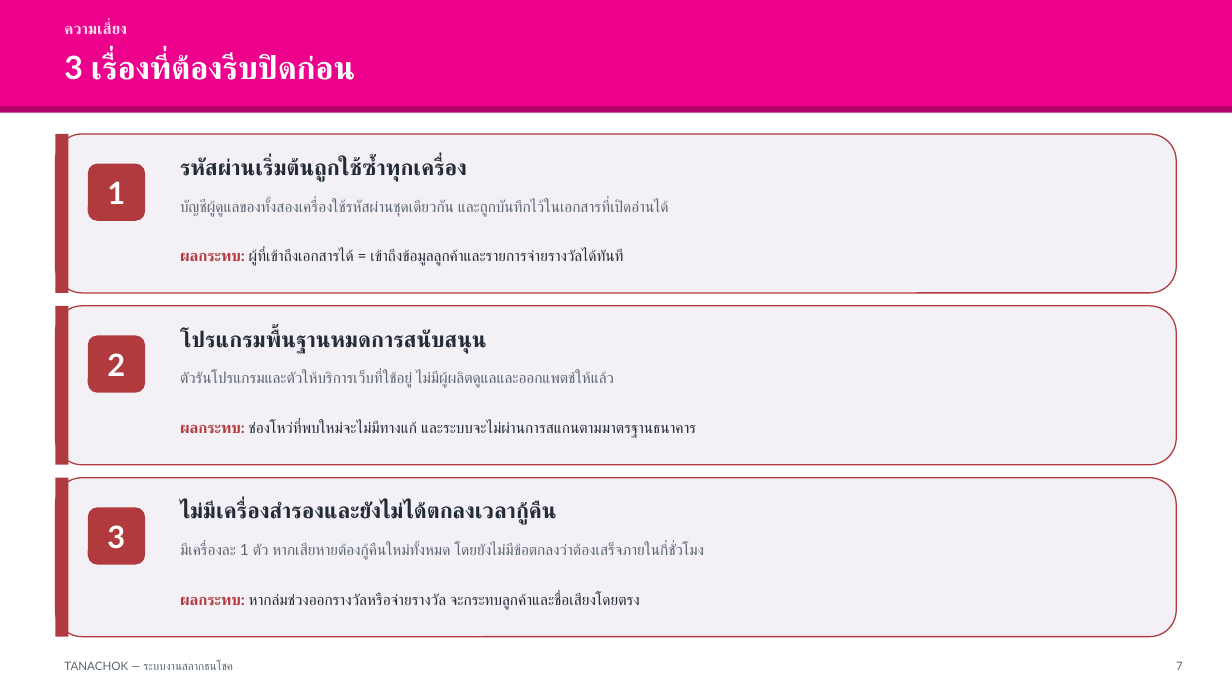
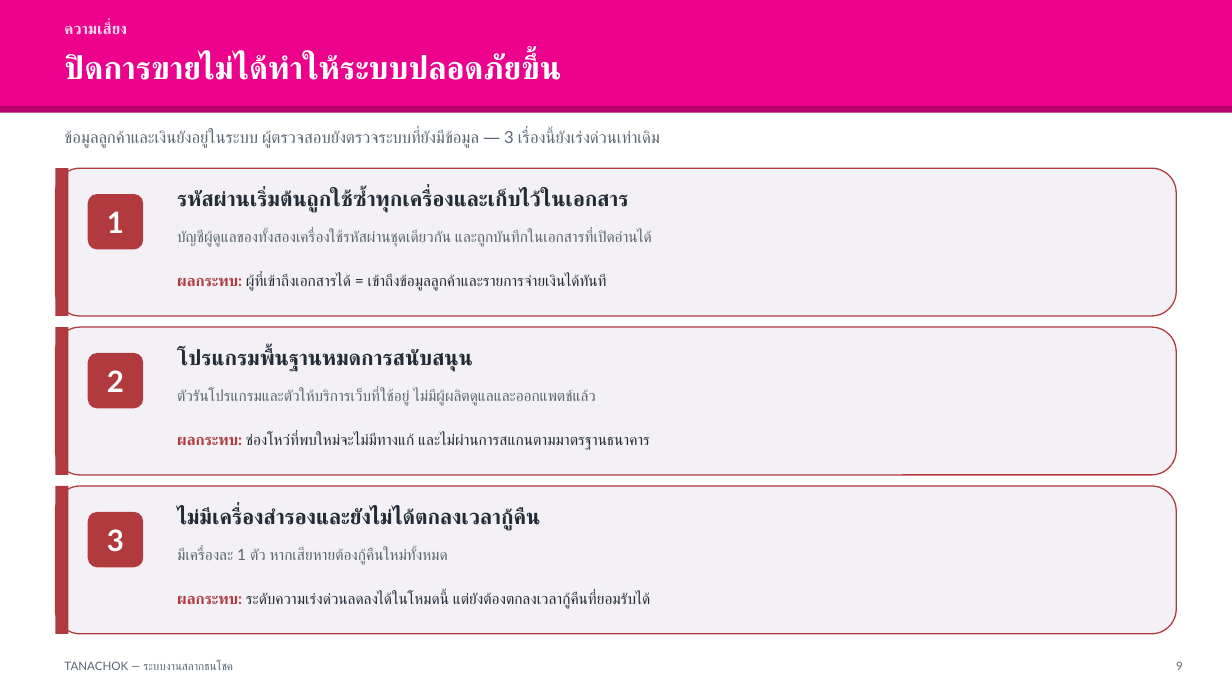
Before and after one commit to supachaitw/line-bot-images, a slide deck: slide 9 of docs/tanachok-production-slides.pptx (slide 7 before the commit). Drawn at 1232x693 pixels with LibreOffice and Linux fonts; fonts in the diff are those of the drawing. Boxes give left, top, right and bottom in pixels: in the first picture for what was removed or moved away, otherwise in the second. Text is boxed around its words. In the diff, an @@ line names an element or a change of style, - is before the commit and + after.

```diff
--- a/docs/tanachok-production-slides.pptx
+++ b/docs/tanachok-production-slides.pptx
@@ text at (64, 53, 562, 80): text changed @@
-3 เรื่องที่ต้องรีบปิดก่อน
+ปิดการขายไม่ได้ทำให้ระบบปลอดภัยขึ้น
@@ text added at (64, 130, 660, 148), 13 pt, text #5A6672 @@
+ข้อมูลลูกค้าและเงินยังอยู่ในระบบ ผู้ตรวจสอบยังตรวจระบบที่ยังมีข้อมูล — 3 เรื่องนี้ยังเร่งด่วนเท่าเดิม
@@ rounded rectangle: place and size @@
-rounded rectangle at (55, 134, 1177, 293)
+rounded rectangle at (55, 168, 1177, 316)
@@ rectangle: place and size @@
-rectangle at (55, 134, 68, 293)
+rectangle at (55, 168, 68, 316)
@@ size 24 to 23 pt in 3 elements at (107, 529, 124, 551), (107, 370, 124, 392), (107, 211, 124, 233) @@
@@ text "1": place and size @@
-text "1" at (107, 181, 125, 204)
+text "1" at (107, 211, 124, 233)
@@ rounded rectangle: place and size @@
-rounded rectangle at (88, 164, 145, 221)
+rounded rectangle at (88, 194, 143, 250)
@@ text at (177, 190, 629, 213): text changed; size 17 to 16.5 pt @@
-รหัสผ่านเริ่มต้นถูกใช้ซ้ำทุกเครื่อง
+รหัสผ่านเริ่มต้นถูกใช้ซ้ำทุกเครื่องและเก็บไว้ในเอกสาร
@@ text at (177, 230, 652, 247): text changed @@
-บัญชีผู้ดูแลของทั้งสองเครื่องใช้รหัสผ่านชุดเดียวกัน และถูกบันทึกไว้ในเอกสารที่เปิดอ่านได้
+บัญชีผู้ดูแลของทั้งสองเครื่องใช้รหัสผ่านชุดเดียวกัน และถูกบันทึกในเอกสารที่เปิดอ่านได้
@@ text at (177, 274, 607, 291): text changed @@
-ผลกระทบ: ผู้ที่เข้าถึงเอกสารได้ = เข้าถึงข้อมูลลูกค้าและรายการจ่ายรางวัลได้ทันที
+ผลกระทบ: ผู้ที่เข้าถึงเอกสารได้ = เข้าถึงข้อมูลลูกค้าและรายการจ่ายเงินได้ทันที
@@ rounded rectangle: place and size @@
-rounded rectangle at (55, 306, 1177, 465)
+rounded rectangle at (55, 327, 1177, 475)
@@ rectangle: place and size @@
-rectangle at (55, 306, 68, 465)
+rectangle at (55, 327, 68, 475)
@@ text "2": place and size @@
-text "2" at (107, 353, 125, 376)
+text "2" at (107, 370, 124, 392)
@@ rounded rectangle: place and size @@
-rounded rectangle at (88, 335, 145, 393)
+rounded rectangle at (88, 353, 143, 409)
@@ text "โปรแกรมพื้นฐานหมดการสนับสนุน" at (177, 349, 473, 372): size 17 to 16.5 pt @@
@@ text "โปรแกรมพื้นฐานหมดการสนับสนุน": place and size @@
-text "โปรแกรมพื้นฐานหมดการสนับสนุน" at (180, 329, 487, 353)
+text "โปรแกรมพื้นฐานหมดการสนับสนุน" at (177, 349, 473, 372)
@@ text at (177, 389, 595, 406): text changed @@
-ตัวรันโปรแกรมและตัวให้บริการเว็บที่ใช้อยู่ ไม่มีผู้ผลิตดูแลและออกแพตช์ให้แล้ว
+ตัวรันโปรแกรมและตัวให้บริการเว็บที่ใช้อยู่ ไม่มีผู้ผลิตดูแลและออกแพตช์แล้ว
@@ text at (177, 433, 650, 450): text changed @@
-ผลกระทบ: ช่องโหว่ที่พบใหม่จะไม่มีทางแก้ และระบบจะไม่ผ่านการสแกนตามมาตรฐานธนาคาร
+ผลกระทบ: ช่องโหว่ที่พบใหม่จะไม่มีทางแก้ และไม่ผ่านการสแกนตามมาตรฐานธนาคาร
@@ rounded rectangle: place and size @@
-rounded rectangle at (55, 478, 1177, 637)
+rounded rectangle at (55, 486, 1177, 634)
@@ rectangle: place and size @@
-rectangle at (55, 478, 68, 637)
+rectangle at (55, 486, 68, 634)
@@ text "ไม่มีเครื่องสำรองและยังไม่ได้ตกลงเวลากู้คืน" at (177, 508, 541, 531): size 17 to 16.5 pt @@
@@ rounded rectangle: place and size @@
-rounded rectangle at (88, 507, 145, 565)
+rounded rectangle at (88, 512, 143, 567)
@@ text at (177, 548, 448, 565): text changed @@
-มีเครื่องละ 1 ตัว หากเสียหายต้องกู้คืนใหม่ทั้งหมด โดยยังไม่มีข้อตกลงว่าต้องเสร็จภายในกี่ชั่วโมง
+มีเครื่องละ 1 ตัว หากเสียหายต้องกู้คืนใหม่ทั้งหมด
@@ text added at (177, 592, 651, 609), 12 pt, text #222B36 @@
+ผลกระทบ: ระดับความเร่งด่วนลดลงได้ในโหมดนี้ แต่ยังต้องตกลงเวลากู้คืนที่ยอมรับได้
@@ text removed at (180, 593, 640, 610) @@
-ผลกระทบ: หากล่มช่วงออกรางวัลหรือจ่ายรางวัล จะกระทบลูกค้าและชื่อเสียงโดยตรง
@@ text at (1176, 661, 1183, 670): text changed @@
-7
+9
```
Also in this commit, not shown: 6 other slides changed, 7 slides added, 7 slides removed, 9 other files.
